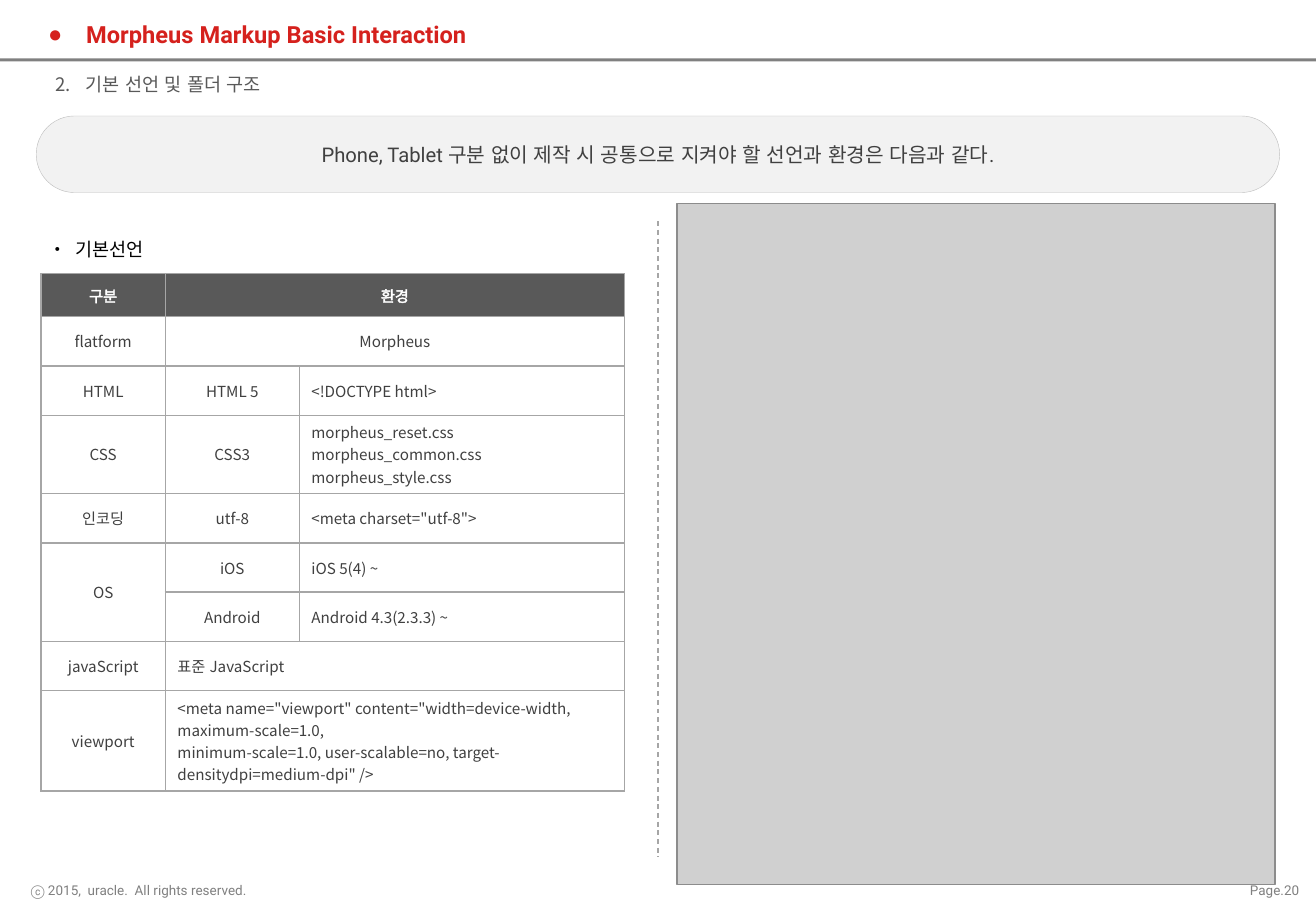
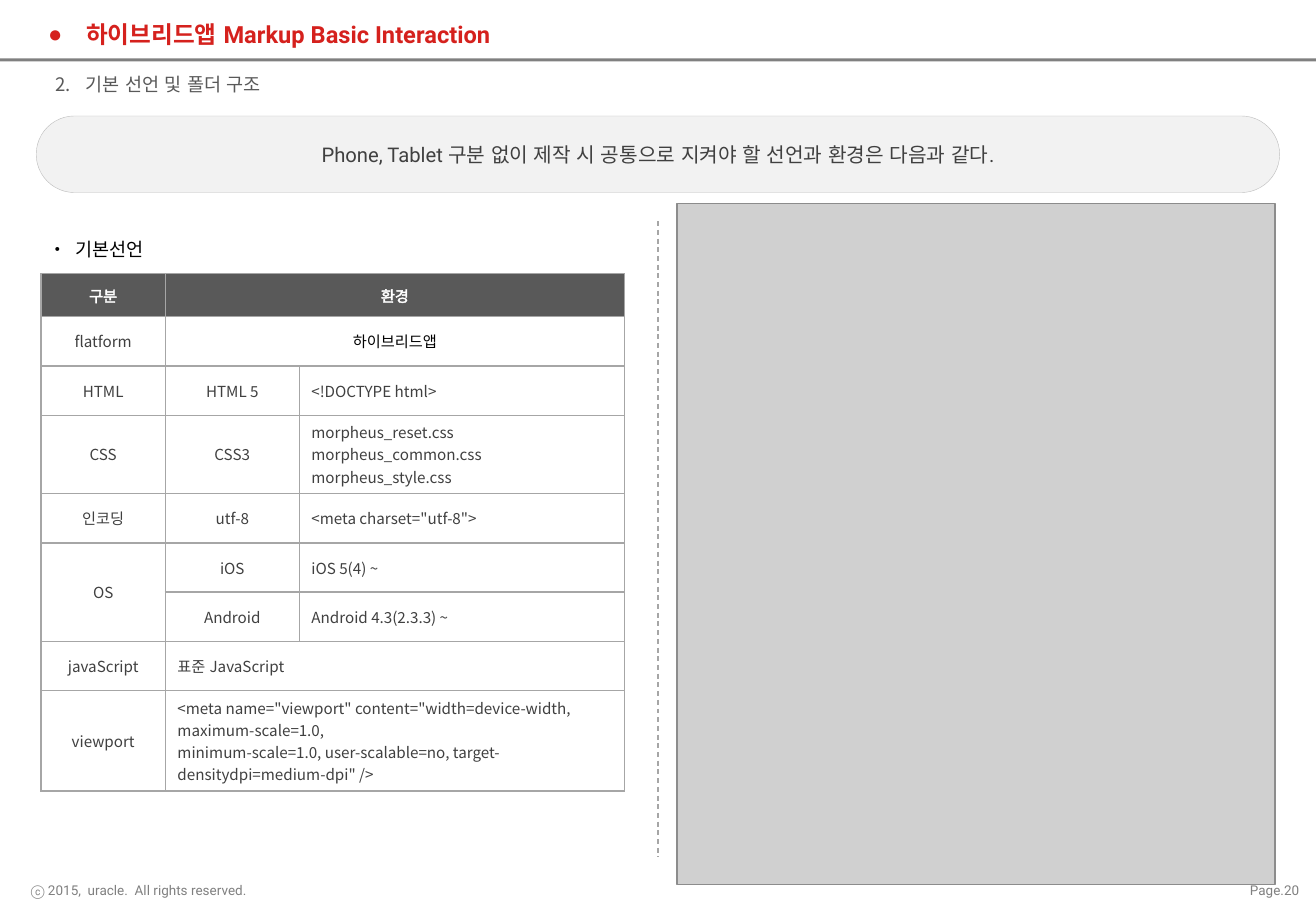
Before and after one commit to SNUH-SMILE/client-app, a slide deck: slide 20 of 기획/하이브리드앱 MarkUp 가이드라인.pptx. Drawn at 1316x911 pixels with LibreOffice and Linux fonts; fonts in the diff are those of the drawing; grey boxes stand for pictures; background and template pictures are left out. Boxes give left, top, right and bottom in pixels: in the first picture for what was removed or moved away, otherwise in the second. Text is boxed around its words. In the diff, an @@ line names an element or a change of style, - is before the commit and + after.

```diff
--- a/기획/하이브리드앱 MarkUp 가이드라인.pptx
+++ b/기획/하이브리드앱 MarkUp 가이드라인.pptx
@@ title at (x1=86, y1=23, x2=490, y2=48): text changed @@
-● Morpheus Markup Basic Interaction
+● 하이브리드앱 Markup Basic Interaction
@@ table at (x1=41, y1=273, x2=625, y2=788) @@
-row 2, column 2: Morpheus
+row 2, column 2: 하이브리드앱
```
Also in this commit, not shown: 13 other slides changed.
